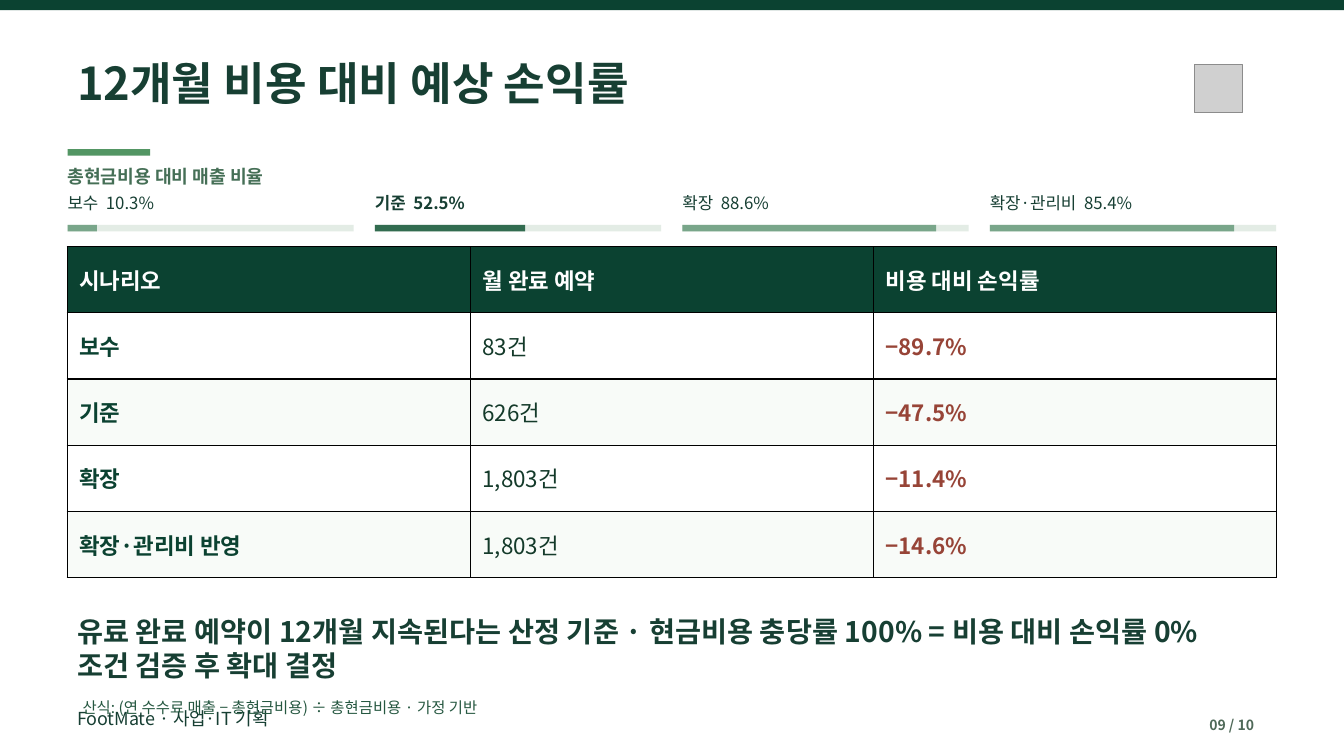
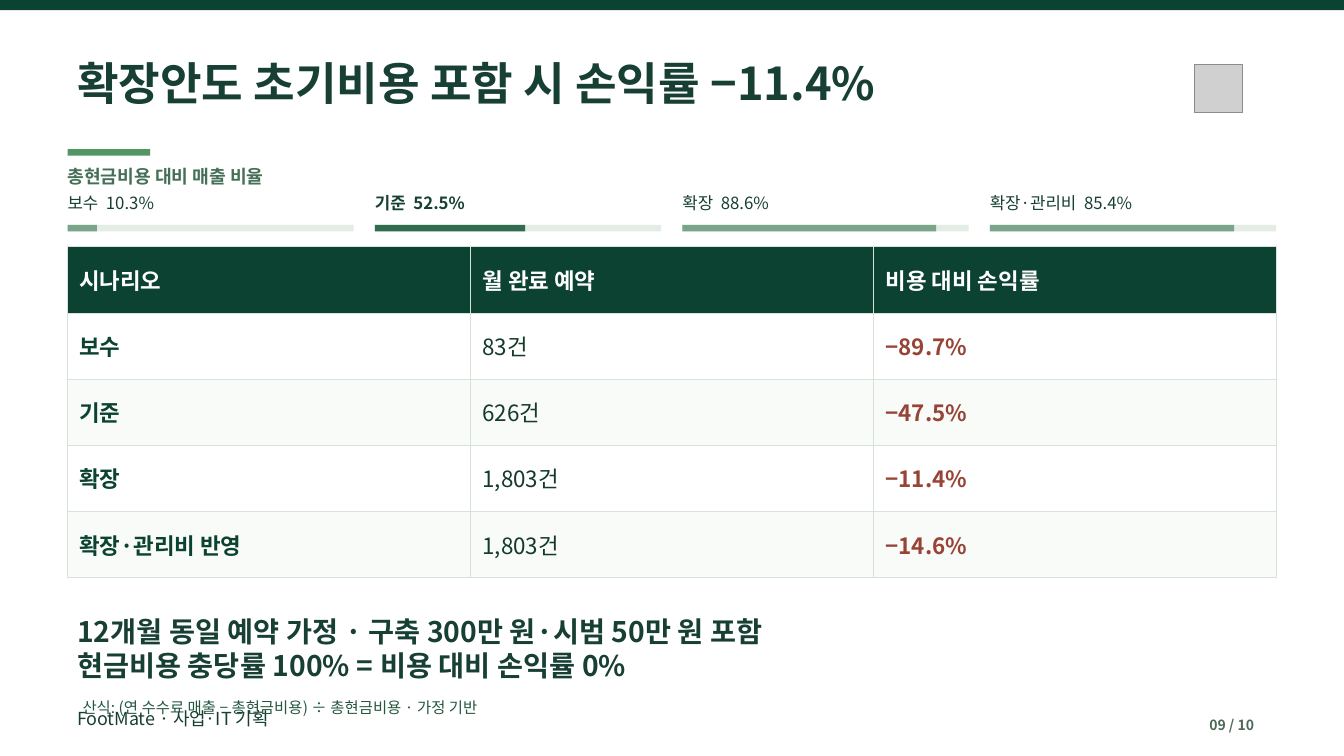
Before and after one commit to dohyunkimmm/footmate, a slide deck: slide 9 of src/case-study/downloads/footmate_report.pptx. Drawn at 1344x756 pixels with LibreOffice and Linux fonts; fonts in the diff are those of the drawing; grey boxes stand for pictures. Boxes give left, top, right and bottom in pixels: in the first picture for what was removed or moved away, otherwise in the second. Text is boxed around its words. In the diff, an @@ line names an element or a change of style, - is before the commit and + after.

```diff
--- a/src/case-study/downloads/footmate_report.pptx
+++ b/src/case-study/downloads/footmate_report.pptx
@@ text at (77,61,875,104): text changed @@
-12개월 비용 대비 예상 손익률
+확장안도 초기비용 포함 시 손익률 −11.4%
@@ table at (68,247,1277,578) @@
@@ borders changed @@
@@ text at (77,618,762,679): text changed @@
-유료 완료 예약이 12개월 지속된다는 산정 기준 · 현금비용 충당률 100% = 비용 대비 손익률 0%
-조건 검증 후 확대 결정
+12개월 동일 예약 가정 · 구축 300만 원·시범 50만 원 포함
+현금비용 충당률 100% = 비용 대비 손익률 0%
```
Also in this commit, not shown: 9 other slides changed, 6 other files.
